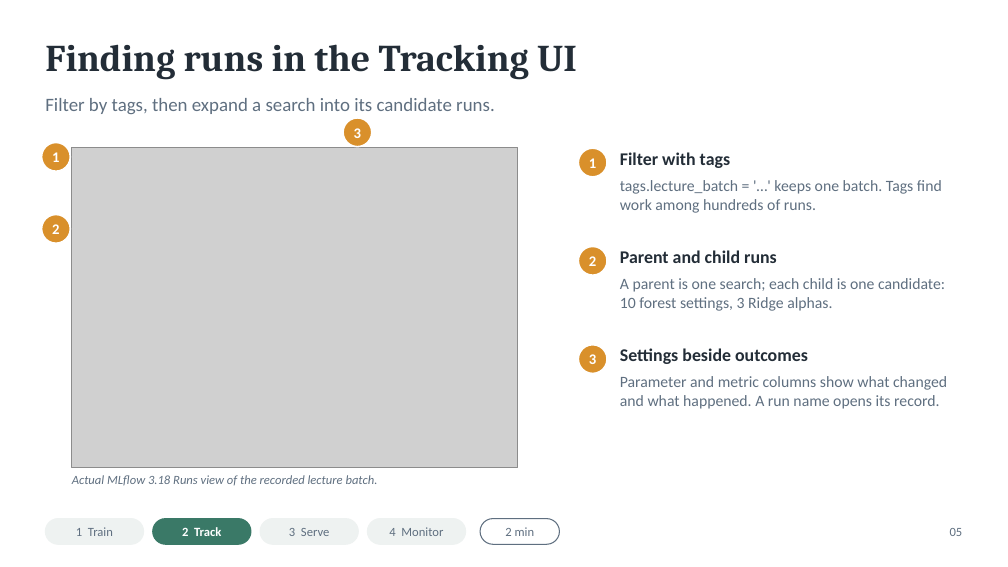
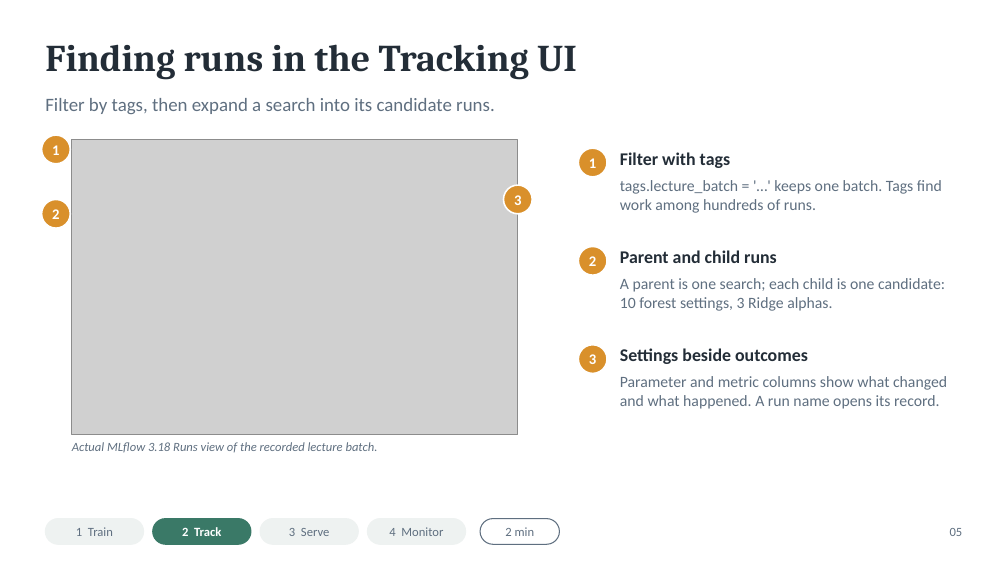
Before and after one commit to annadox/mlds2-demo, a slide deck: slide 6 of docs/presenter_2/mlds2-lecture.pptx. Drawn at 1008x567 pixels with LibreOffice and Linux fonts; fonts in the diff are those of the drawing; grey boxes stand for pictures. Boxes give left, top, right and bottom in pixels: in the first picture for what was removed or moved away, otherwise in the second. Text is boxed around its words. In the diff, an @@ line names an element or a change of style, - is before the commit and + after.

```diff
--- a/docs/presenter_2/mlds2-lecture.pptx
+++ b/docs/presenter_2/mlds2-lecture.pptx
@@ text "1": place and size @@
-text "1" at box(52, 152, 59, 162)
+text "1" at box(52, 145, 59, 155)
@@ ellipse: place and size @@
-ellipse at box(42, 142, 70, 171)
+ellipse at box(42, 135, 70, 164)
@@ picture: place and size @@
-picture at box(72, 147, 518, 468)
+picture at box(72, 140, 518, 435)
@@ text "2": place and size @@
-text "2" at box(52, 224, 59, 234)
+text "2" at box(52, 209, 59, 219)
@@ ellipse: place and size @@
-ellipse at box(42, 215, 70, 243)
+ellipse at box(42, 200, 70, 228)
@@ text "3": place and size @@
-text "3" at box(354, 128, 361, 138)
+text "3" at box(514, 195, 521, 205)
@@ ellipse: place and size @@
-ellipse at box(343, 118, 372, 147)
+ellipse at box(504, 185, 532, 214)
@@ text "Actual MLflow 3.18 Runs view ...": place and size @@
-text "Actual MLflow 3.18 Runs view ..." at box(72, 475, 378, 486)
+text "Actual MLflow 3.18 Runs view ..." at box(72, 442, 378, 453)
```
Also in this commit, not shown: 10 other slides changed, 1 slide added, 44 other files.
